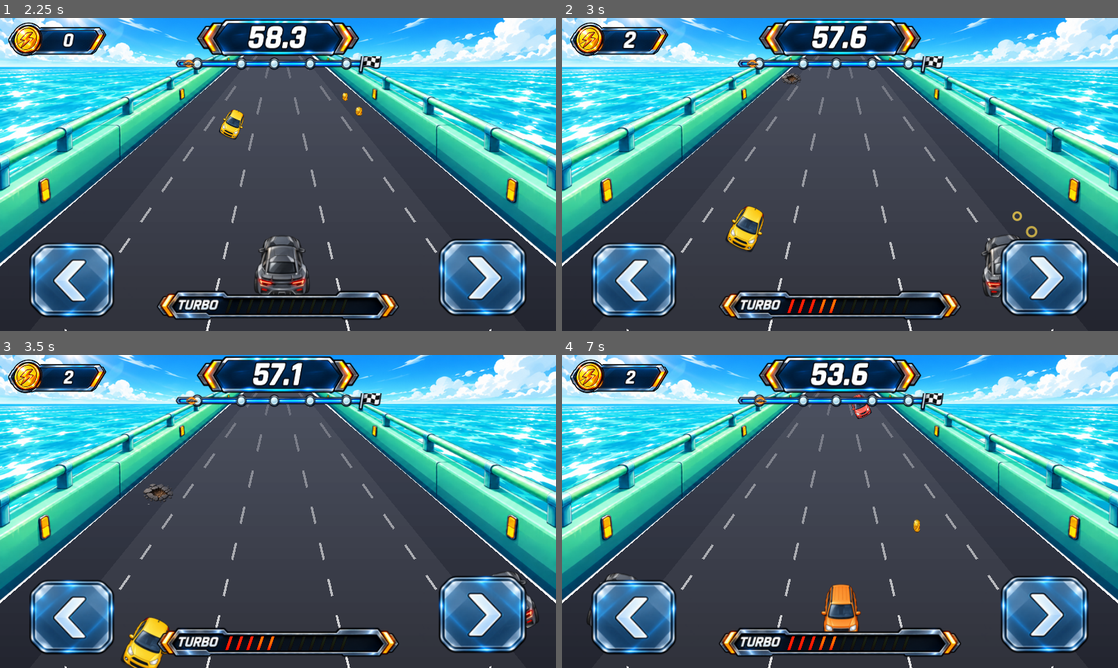
Above: before the commit, frames 1-4 (two rows, left to right).
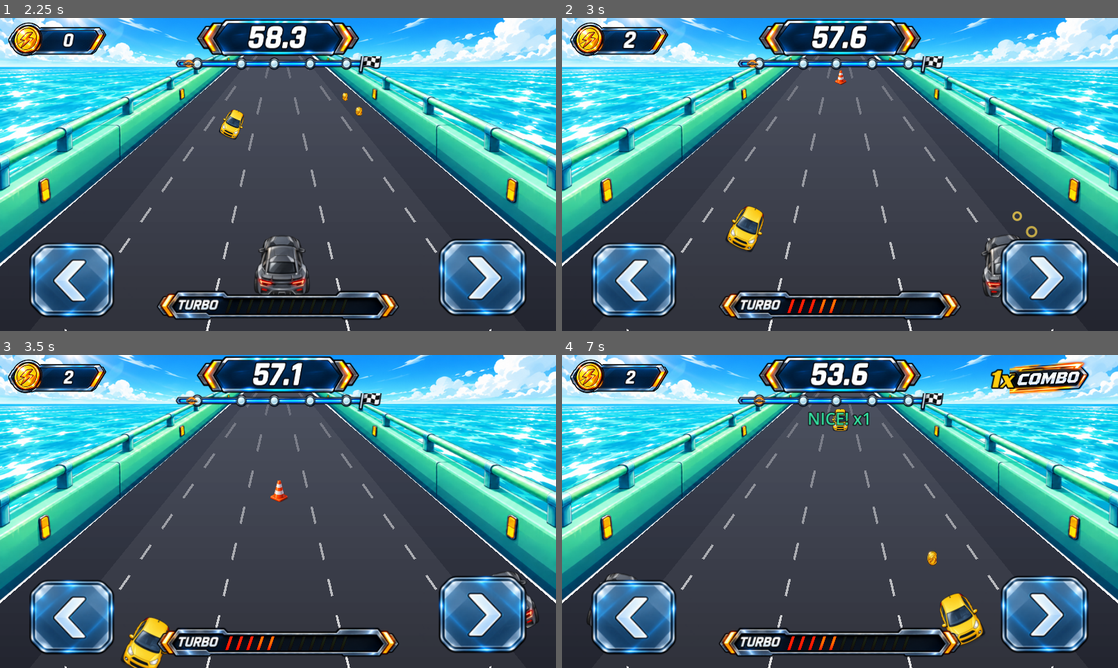
Above: after the commit, the same moments.

Repository: kjs8806/swerve
Game: Godot game, scene res://scenes/Main.tscn
Two runs of this game, one before a commit and one after it. Both use one fixed random seed, a clock stepped at 60 frames per second and the inputs below.
Inputs (mouse positions are in pixels of both pictures, inside the frame that each line leads up to):
- Up to frame 1 (2.25 s): click "TAP TO START" at 0.5 s; click (72, 277) at 1.25 s; click (483, 277) at 2 s
- Up to frame 2 (3 s): tap Enter at 2.75, 2.85 s; hold Right from 2.78 s (still down)
- Up to frame 3 (3.5 s): keep holding Right; tap Space at 3.02 s
- Up to frame 4 (7 s): release Right at 3.53 s; hold Left 3.53-4.28 s; tap Enter every 0.75 s from 3.6 to 6.6 s; tap Space at 3.77, 5.27, 6.02, 6.77 s; hold Right 4.28-5.78 s; hold Left from 5.78 s (still down)

Frame 1 is identical in both runs. In frame 2, 0.1% of the frame differs, in the area x 39-52%, y 16-22%; in frame 3, 0.3%; in frame 4, 3.5%, in the area x 34-95%, y 1-93%.

Commit message:
Fix obstacle spawn logic that could block every lane at once
Simulated 300 full 60s races with the old spawn logic (fixed seeds,
running _update_game headlessly with no rendering) and found real
instances of every one of the 5 lanes simultaneously carrying an
unresolved obstacle in the danger zone at the same time - a genuinely
unavoidable hit, violating "never overlap in a way that makes every
possible player lane unsafe."

Root cause: _spawn_obstacle_wave() only reasoned about lanes within
its own wave (always leaving >=1 of the 5 lanes clear *within that
wave*), but never looked at obstacles still in flight from earlier
waves. At high difficulty the spawn interval shrinks to ~0.6s while an
obstacle takes ~1.2-1.5s to cross the road, so multiple waves are
always overlapping on-screen by then - each individually "fair," but
their union could still cover every lane.

Fixed by computing which lanes already have an unresolved obstacle
before choosing the new wave's lanes, and only spawning into lanes
that are completely free - capped so at least one already-free lane
stays untouched. This maintains a stronger, simulation-provable
invariant (at least one lane always has zero unresolved obstacles,
which trivially implies at least one lane is never in the danger
zone) instead of the old per-wave-only guarantee. If every lane is
currently occupied, the wave is skipped entirely and retried on the
next timer tick, which naturally backs off density until a lane clears
- this does trade a little peak density for the fairness guarantee,
worth a playtest check.

Verified via simulation, not eyeballing: re-ran the same 300-trial
harness after the fix - zero occurrences of all 5 lanes blocked
(danger-zone metric) and zero violations of the stronger free-lane
invariant, while average obstacles per race stayed substantial (~105
overall, ~44 in the last 20s/hardest tier), confirming the fix didn't
collapse difficulty. Also re-ran the standard 120-frame headless boot
with zero engine/script errors.

Co-Authored-By: Claude Sonnet 5 <noreply@anthropic.com>
Claude-Session: https://claude.ai/code/session_01QqagUjceaYyhY4xqvSyKnT

Diff:
--- a/godot/scripts/Race.gd
+++ b/godot/scripts/Race.gd
@@ -318,9 +318,17 @@
 
 
 # ---------- Spawning ----------
+# Spawn intervals shrink to well under an obstacle's ~1.2-1.5s travel time
+# at high difficulty, so waves overlap on the road - picking lanes only
+# from THIS wave's own set (the old approach) can't see obstacles a
+# previous wave left in flight, and the two together can end up covering
+# every lane at once (verified by simulation: possible with the old
+# per-wave-only logic). Guaranteeing a stronger, simpler invariant instead
+# - at least one lane is always completely free of any unresolved
+# obstacle - makes that structurally impossible regardless of how waves
+# overlap.
 func _spawn_obstacle_wave() -> void:
 	var t := time
-	var open_lanes: int = (LANES - 1) if t < 8.0 else (LANES - 2)
 	var count: int
 	if t < 8.0:
 		count = 1
@@ -328,22 +336,32 @@
 		count = 1 if randf() < 0.6 else 2
 	else:
 		count = 2 if randf() < 0.5 else 3
-	count = clampi(count, 1, LANES - maxi(1, LANES - open_lanes))
-	count = mini(count, LANES - 1)
-
-	var lanes: Array = []
+
+	var occupied_lanes: Dictionary = {}
+	for o in obstacles:
+		if not o["resolved"]:
+			occupied_lanes[o["lane"]] = true
+
+	var free_lanes: Array = []
 	for i in range(LANES):
-		lanes.append(i)
-	for i in range(lanes.size() - 1, 0, -1):
+		if not occupied_lanes.has(i):
+			free_lanes.append(i)
+
+	# Leave at least one already-free lane untouched by this wave too.
+	count = mini(count, maxi(0, free_lanes.size() - 1))
+	if count <= 0:
+		return
+
+	for i in range(free_lanes.size() - 1, 0, -1):
 		var j := randi() % (i + 1)
-		var tmp = lanes[i]
-		lanes[i] = lanes[j]
-		lanes[j] = tmp
+		var tmp = free_lanes[i]
+		free_lanes[i] = free_lanes[j]
+		free_lanes[j] = tmp
 
 	for i in range(count):
 		var is_hazard := randf() < 0.32
 		obstacles.append({
-			"lane": lanes[i], "p": 0.0, "resolved": false,
+			"lane": free_lanes[i], "p": 0.0, "resolved": false,
 			"dodged": false, "was_near": false,
 			"kind": "hazard" if is_hazard else "traffic",
 			"variant": randi() % (HAZARD_TEXTURES.size() if is_hazard else TRAFFIC_TEXTURES.size()),
